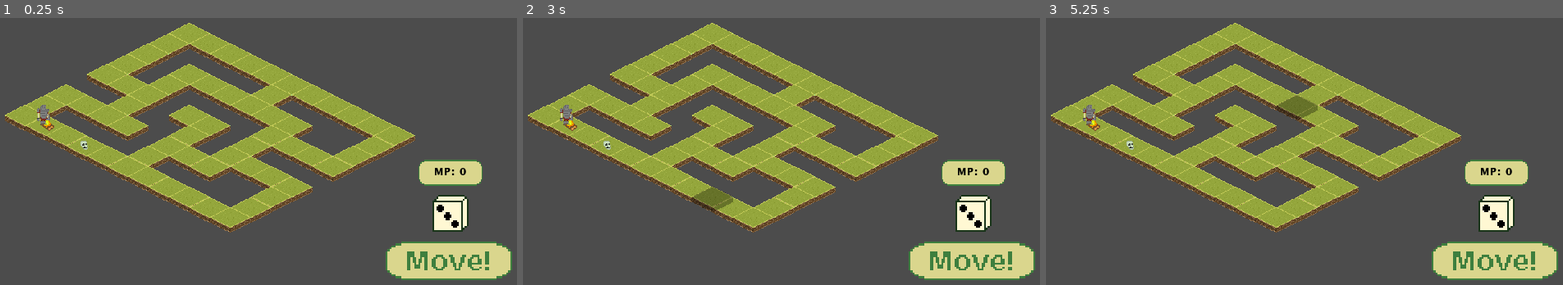
Above: before the commit, frames 1-3 (left to right).
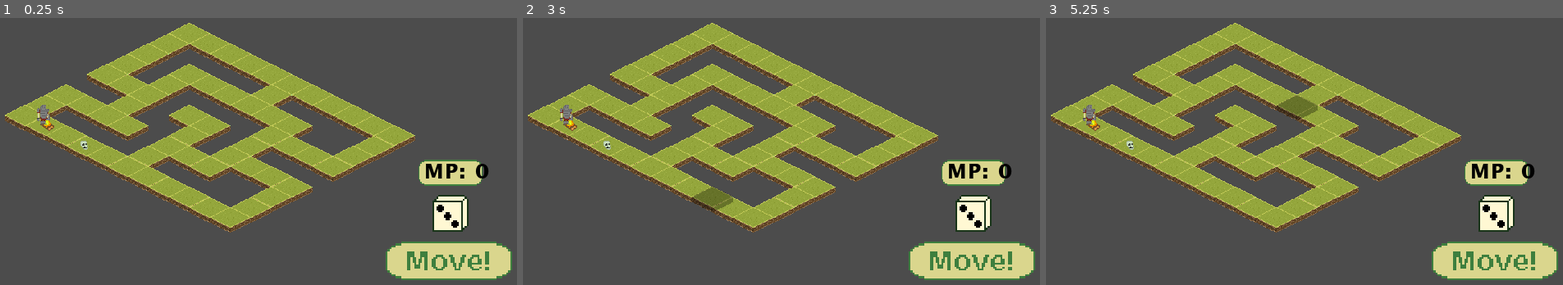
Above: after the commit, the same moments.

Repository: Patriks-Blauzda/Board-Game
Game: Godot game, scene res://Main.tscn
Same seed, same stepped clock (60 frames per second), same inputs: the game is played once before the commit and once after it.
Inputs (mouse positions are in pixels of both pictures, inside the frame that each line leads up to):
- Up to frame 1 (0.25 s): no input
- Up to frame 2 (3 s): tap Enter at 0.5, 2 s; move the mouse to (884, 95) at 0.52 s; hold D (right) 0.53-1.28 s; click (884, 95) at 0.67 s; tap Space at 1.25, 2.75 s; move the mouse to (610, 132) at 1.27 s; hold Down (down) 1.28-2.03 s; click (610, 132) at 1.42 s; move the mouse to (807, 31) at 2.02 s; hold D (right) 2.03-2.78 s; click (807, 31) at 2.17 s; move the mouse to (709, 191) at 2.77 s; hold Up (up) from 2.78 s (still down); click (709, 191) at 2.92 s
- Up to frame 3 (5.25 s): tap Enter at 3.5 s; move the mouse to (1459, 172) at 3.52 s; release Up (up) at 3.53 s; hold A (left) 3.53-5.03 s; click (1459, 172) at 3.67 s; tap Space at 4.25 s; move the mouse to (1066, 58) at 4.27 s; click (1066, 58) at 4.42 s; move the mouse to (1294, 114) at 5.02 s; hold Down (down) from 5.03 s (still down); click (1294, 114) at 5.17 s

The runs differ from the first frame. In frame 1, 0.3% of the frame differs, in the area x 82-95%, y 54-61%; in frame 2, 0.3%; in frame 3, 0.3%.

Commit message:
fixed enemy highlighting

Diff:
--- a/Dungeon Board/Combat.tscn
+++ b/Dungeon Board/Combat.tscn
@@ -7,6 +7,7 @@
 [ext_resource path="res://Enemy1.gd" type="Script" id=5]
 [ext_resource path="res://Enemy2.gd" type="Script" id=6]
 [ext_resource path="res://Enemy3.gd" type="Script" id=7]
+[ext_resource path="res://maintheme.tres" type="Theme" id=8]
 
 [sub_resource type="Animation" id=14]
 resource_name = "Attack1"
@@ -474,7 +475,7 @@
 }
 
 [sub_resource type="RectangleShape2D" id=30]
-extents = Vector2( 8.10001, 12.1 )
+extents = Vector2( 7.80002, 12.1 )
 
 [sub_resource type="Animation" id=16]
 resource_name = "Attack"
@@ -869,7 +870,7 @@
 [node name="Area2D" type="Area2D" parent="Enemy1"]
 
 [node name="CollisionShape2D" type="CollisionShape2D" parent="Enemy1/Area2D"]
-position = Vector2( 9, 6 )
+position = Vector2( 9.00002, 6 )
 scale = Vector2( 1, 1 )
 shape = SubResource( 30 )
 
@@ -893,7 +894,6 @@
 
 [node name="CollisionShape2D" type="CollisionShape2D" parent="Enemy2/Area2D"]
 position = Vector2( 8.70001, 5.9 )
-scale = Vector2( 1, 1 )
 shape = SubResource( 30 )
 
 [node name="Enemy3" type="Sprite" parent="."]
@@ -916,7 +916,6 @@
 
 [node name="CollisionShape2D" type="CollisionShape2D" parent="Enemy3/Area2D"]
 position = Vector2( 9.70003, 6.3 )
-scale = Vector2( 1, 1 )
 shape = SubResource( 30 )
 
 [node name="TextureButton" type="TextureButton" parent="."]
@@ -944,17 +943,22 @@
 vframes = 2
 frame = 5
 
+[node name="Turn" type="Label" parent="."]
+margin_left = 424.0
+margin_top = 15.0
+margin_right = 612.0
+margin_bottom = 49.0
+theme = ExtResource( 8 )
+text = "Your Turn"
+
 [connection signal="animation_finished" from="Player/AnimationPlayer" to="Player" method="_on_AnimationPlayer_animation_finished"]
 [connection signal="animation_finished" from="Enemy1/AnimationPlayer" to="Enemy1" method="_on_AnimationPlayer_animation_finished"]
 [connection signal="input_event" from="Enemy1/Area2D" to="Player" method="_on_Area2D_input_event" binds= [ 1 ]]
-[connection signal="mouse_entered" from="Enemy1/Area2D" to="Player" method="_on_Area2D_mouse_entered" binds= [ 1 ]]
 [connection signal="mouse_exited" from="Enemy1/Area2D" to="Player" method="_on_Area2D_mouse_exited"]
 [connection signal="animation_finished" from="Enemy2/AnimationPlayer" to="Enemy2" method="_on_AnimationPlayer_animation_finished"]
 [connection signal="input_event" from="Enemy2/Area2D" to="Player" method="_on_Area2D_input_event" binds= [ 2 ]]
-[connection signal="mouse_entered" from="Enemy2/Area2D" to="Player" method="_on_Area2D_mouse_entered" binds= [ 2 ]]
 [connection signal="mouse_exited" from="Enemy2/Area2D" to="Player" method="_on_Area2D_mouse_exited"]
 [connection signal="animation_finished" from="Enemy3/AnimationPlayer" to="Enemy3" method="_on_AnimationPlayer_animation_finished"]
 [connection signal="input_event" from="Enemy3/Area2D" to="Player" method="_on_Area2D_input_event" binds= [ 3 ]]
-[connection signal="mouse_entered" from="Enemy3/Area2D" to="Player" method="_on_Area2D_mouse_entered" binds= [ 3 ]]
 [connection signal="mouse_exited" from="Enemy3/Area2D" to="Player" method="_on_Area2D_mouse_exited"]
 [connection signal="pressed" from="TextureButton" to="Player" method="_on_TextureButton_pressed"]
--- a/Dungeon Board/CombatPlayer.gd
+++ b/Dungeon Board/CombatPlayer.gd
@@ -41,17 +41,17 @@
 
 
 func _on_Area2D_input_event(_viewport, event, _shape_idx, extra_arg_0):
+	if event is InputEventMouseMotion:
+		moused_over = extra_arg_0
+
 	if event is InputEventMouseButton:
 		if !event.pressed && event.button_index == 1:
 			target = combat.get_node("Enemy" + str(extra_arg_0))
 
 
-func _on_AnimationPlayer_animation_finished(anim_name):
+func _on_AnimationPlayer_animation_finished(_anim_name):
 	idle = true
 
 
-func _on_Area2D_mouse_entered(extra_arg_0):
-	moused_over = extra_arg_0
-
 func _on_Area2D_mouse_exited():
 	moused_over = -1
--- a/Dungeon Board/Enemy1.gd
+++ b/Dungeon Board/Enemy1.gd
@@ -11,5 +11,5 @@
 var action = 0
 
 
-func _on_AnimationPlayer_animation_finished(anim_name):
+func _on_AnimationPlayer_animation_finished(_anim_name):
 	idle = true
--- a/Dungeon Board/Enemy2.gd
+++ b/Dungeon Board/Enemy2.gd
@@ -11,5 +11,5 @@
 var action = 0
 
 
-func _on_AnimationPlayer_animation_finished(anim_name):
+func _on_AnimationPlayer_animation_finished(_anim_name):
 	idle = true
--- a/Dungeon Board/Enemy3.gd
+++ b/Dungeon Board/Enemy3.gd
@@ -11,5 +11,5 @@
 var action = 0
 
 
-func _on_AnimationPlayer_animation_finished(anim_name):
+func _on_AnimationPlayer_animation_finished(_anim_name):
 	idle = true
--- a/Dungeon Board/maintheme.tres
+++ b/Dungeon Board/maintheme.tres
@@ -2,7 +2,8 @@
 
 [ext_resource path="res://LucidaSans-Bold.otf" type="DynamicFontData" id=1]
 
-[sub_resource type="DynamicFont" id=2]
+[sub_resource type="DynamicFont" id=1]
+size = 32
 extra_spacing_top = 1
 extra_spacing_bottom = 1
 extra_spacing_char = 1
@@ -10,4 +11,4 @@
 font_data = ExtResource( 1 )
 
 [resource]
-default_font = SubResource( 2 )
+default_font = SubResource( 1 )
Not shown: 1 places in Dungeon Board/Combat.tscn that only renumber resources
